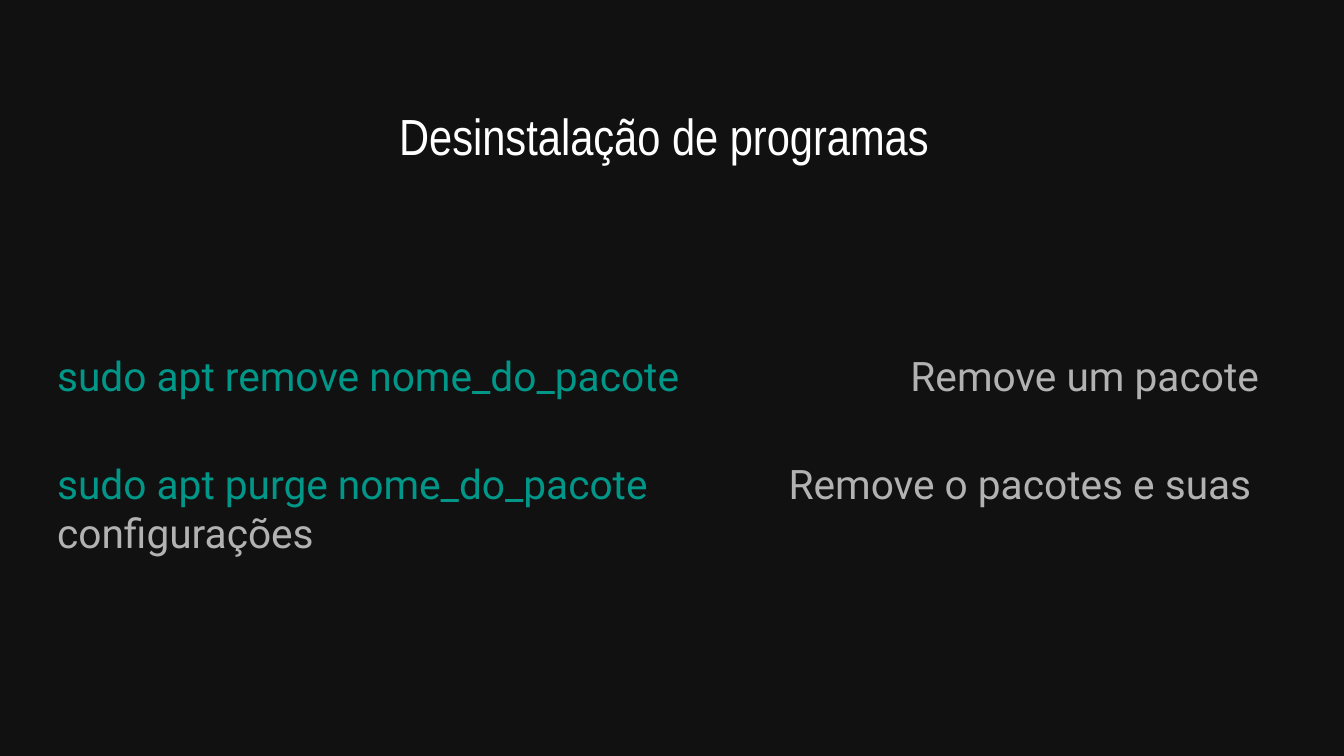
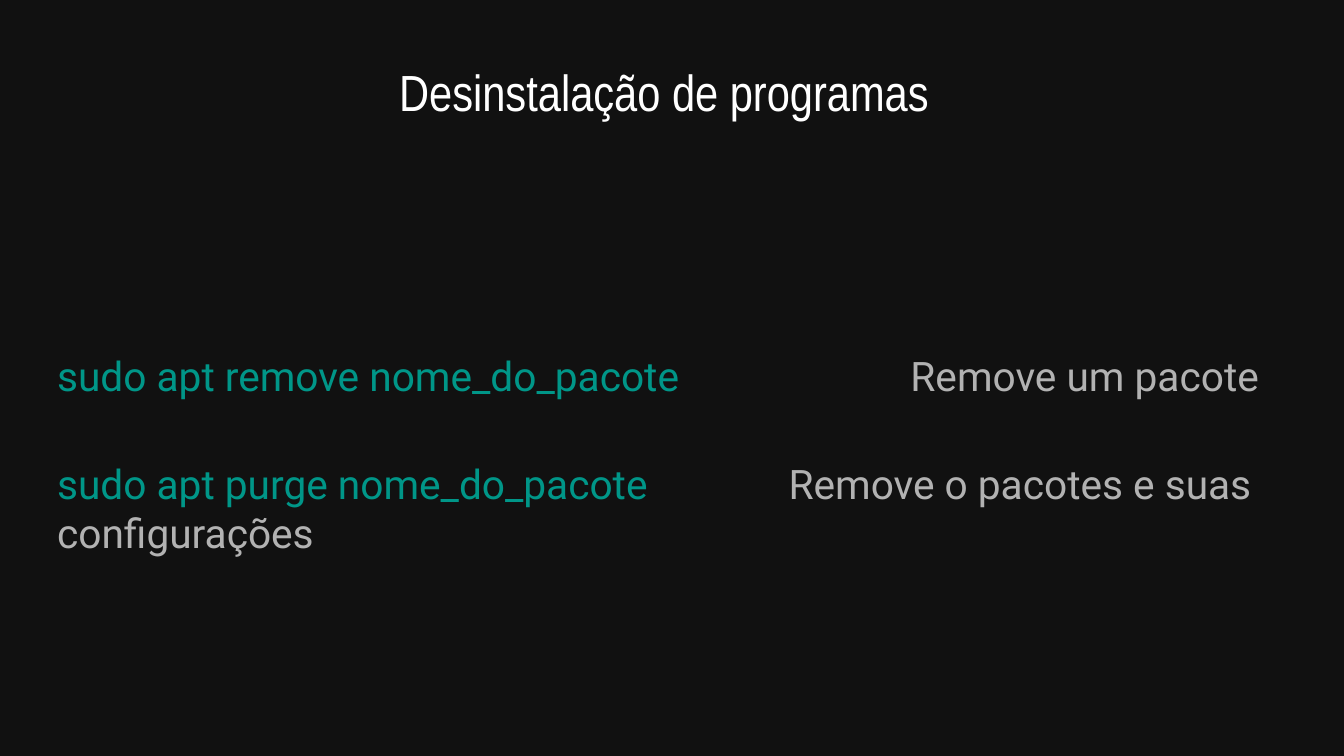
Before and after one commit to allythy/Palestras, a slide deck: slide 28 of Minicurso Do Terminal GNU-Linux ao Python/VI Workshop da Escola de Engenharias e TI.odp (slide 31 before the commit). Drawn at 1344x756 pixels with LibreOffice and Linux fonts; fonts in the diff are those of the drawing. Boxes give left, top, right and bottom in pixels: in the first picture for what was removed or moved away, otherwise in the second. Text is boxed around its words. In the diff, an @@ line names an element or a change of style, - is before the commit and + after.

```diff
--- a/Minicurso Do Terminal GNU-Linux ao Python/VI Workshop da Escola de Engenharias e TI.odp
+++ b/Minicurso Do Terminal GNU-Linux ao Python/VI Workshop da Escola de Engenharias e TI.odp
@@ text "Desinstalação de programas": place and size @@
-text "Desinstalação de programas" at (399,118,929,164)
+text "Desinstalação de programas" at (399,74,929,121)
```
Also in this commit, not shown: 7 other slides changed, 1 slide added, 19 slides removed, 5 other files.
